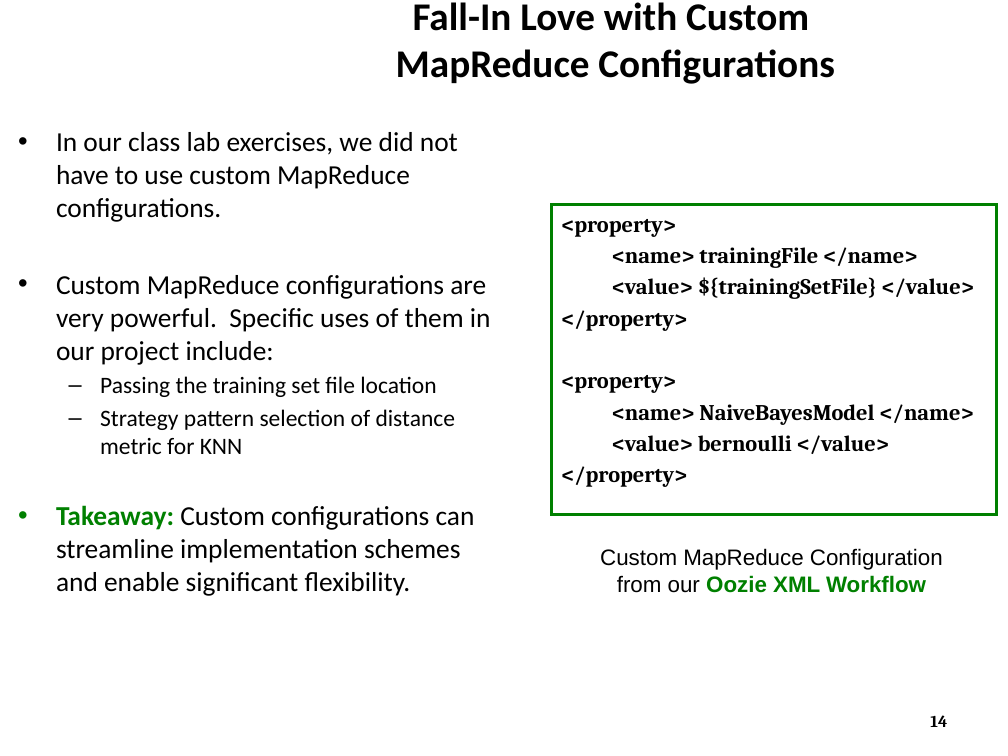
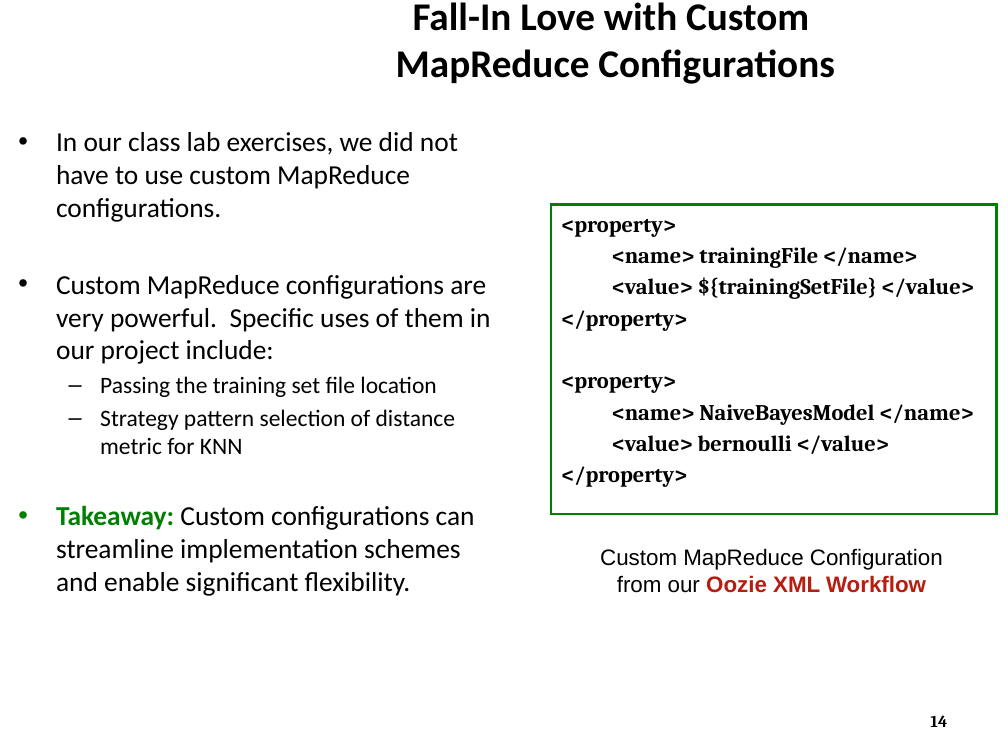
Before and after one commit to ZaydH/CS286_Project, a slide deck: slide 14 of Presentation/CS286 - Ensemble Classifier on AWS.pptx. Drawn at 1008x756 pixels with LibreOffice and Linux fonts; fonts in the diff are those of the drawing; background and template pictures are left out. Boxes give left, top, right and bottom in pixels: in the first picture for what was removed or moved away, otherwise in the second. Text is boxed around its words. In the diff, an @@ line names an element or a change of style, - is before the commit and + after.

```diff
--- a/Presentation/CS286 - Ensemble Classifier on AWS.pptx
+++ b/Presentation/CS286 - Ensemble Classifier on AWS.pptx
@@ text at (x1=617, y1=575, x2=926, y2=593): text colour #008000 to #B71D11 in "Oozie XML Workflow" @@
```
Also in this commit, not shown: 3 other slides changed.
